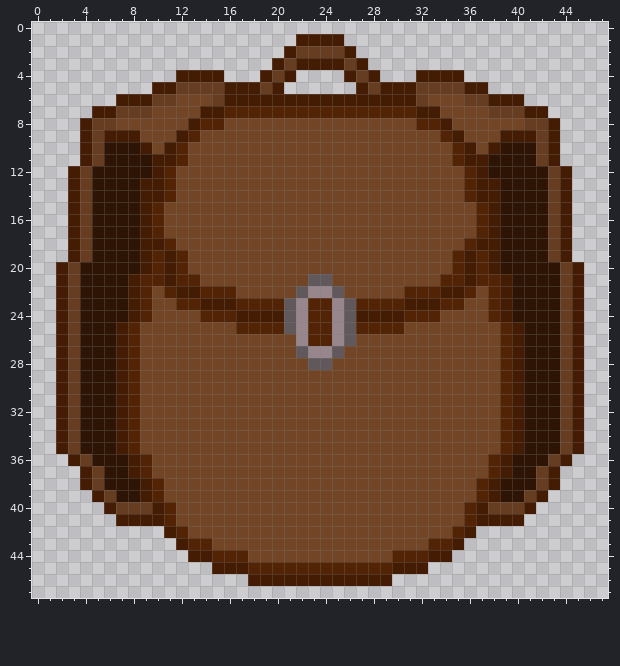
Pixel-art sprite, stored at Assets/Texturas/Interface/mochila (1).png. The first picture shows the starting point.
Rulers count pixels.
After the commit:
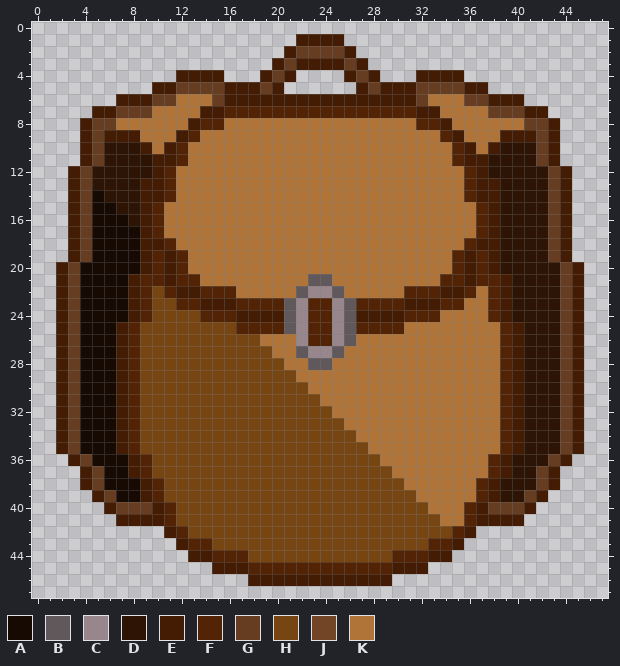
Palette (. is transparent): A #160a02  B #61585b  C #97868c  D #2d1404  E #441c03  F #522305  G #663d21  H #774512  J #724527  K #b07438
The edit:
file 48x48 -> 192x192 pixels (blocks of 1x1 -> 4x4; one block is one cell here)
@@ x 0..47 @@
  5 ..........EEGGGGEEEGE......EGEEEGGGGEE..........
- 6 .......EEEGGJJJGEEEEEEEEEEEEEEEEGJJJGGEEE.......
- 7 .....EEGGGJJJJEEFFFFFFFFFFFFFFFFEEJJJJGGGEE.....
- 8 ....EGGJJJJJJEFFJJJJJJJJJJJJJJJJFFEJJJJJJGGE....
- 9 ....EGEEEJJJEFJJJJJJJJJJJJJJJJJJJJFEJJJEEEGE....
-10 ....EGDDDEJEFJJJJJJJJJJJJJJJJJJJJJJFEJEDDDGE....
-11 ....EGDDDDEEFJJJJJJJJJJJJJJJJJJJJJJFEEDDDDGE....
-12 ...EGDDDDDEFJJJJJJJJJJJJJJJJJJJJJJJJFEDDDDDGE...
-13 ...EGDDDDEEFJJJJJJJJJJJJJJJJJJJJJJJJFEEDDDDGE...
-14 ...EGDDDDEEFJJJJJJJJJJJJJJJJJJJJJJJJFEEDDDDGE...
-15 ...EGDDDDEFJJJJJJJJJJJJJJJJJJJJJJJJJJFEDDDDGE...
-16 ...EGDDDDEFJJJJJJJJJJJJJJJJJJJJJJJJJJFEDDDDGE...
-17 ...EGDDDDEFJJJJJJJJJJJJJJJJJJJJJJJJJJFEDDDDGE...
-18 ...EGDDDDEEFJJJJJJJJJJJJJJJJJJJJJJJJFEEDDDDGE...
-19 ...EGDDDDEFEFJJJJJJJJJJJJJJJJJJJJJJFEFEDDDDGE...
-20 ..EGDDDDDEFEFJJJJJJJJJJJJJJJJJJJJJJFEFEDDDDDGE..
-21 ..EGDDDDEFFEFFJJJJJJJJJBBJJJJJJJJJFFEFFEDDDDGE..
-22 ..EGDDDDEFJFEEFFFJJJJJBCCBJJJJJFFFEEFJFEDDDDGE..
-23 ..EGDDDDEFJJFFEEEFFFFBCFFCBFFFFEEEFFJJFEDDDDGE..
-24 ..EGDDDDEFJJJJFFFEEEEBCFFCBEEEEFFFJJJJFEDDDDGE..
-25 ..EGDDDEFJJJJJJJJFFFFBCFFCBFFFFJJJJJJJJFEDDDGE..
-26 ..EGDDDEFJJJJJJJJJJJJJCFFCBJJJJJJJJJJJJFEDDDGE..
-27 ..EGDDDEFJJJJJJJJJJJJJBCCBJJJJJJJJJJJJJFEDDDGE..
-28 ..EGDDDEFJJJJJJJJJJJJJJBBJJJJJJJJJJJJJJFEDDDGE..
-29 ..EGDDDEFJJJJJJJJJJJJJJJJJJJJJJJJJJJJJJFEDDDGE..
-30 ..EGDDDEFJJJJJJJJJJJJJJJJJJJJJJJJJJJJJJFEDDDGE..
-31 ..EGDDDEFJJJJJJJJJJJJJJJJJJJJJJJJJJJJJJFEDDDGE..
-32 ..EGDDDEFJJJJJJJJJJJJJJJJJJJJJJJJJJJJJJFEDDDGE..
-33 ..EGDDDEFJJJJJJJJJJJJJJJJJJJJJJJJJJJJJJFEDDDGE..
-34 ..EGDDDEFJJJJJJJJJJJJJJJJJJJJJJJJJJJJJJFEDDDGE..
-35 ..EGDDDEFJJJJJJJJJJJJJJJJJJJJJJJJJJJJJJFEDDDGE..
-36 ...EGDDDEFJJJJJJJJJJJJJJJJJJJJJJJJJJJJFEDDDGE...
-37 ....EGDDEFJJJJJJJJJJJJJJJJJJJJJJJJJJJJFEDDGE....
-38 ....EGDDDEFJJJJJJJJJJJJJJJJJJJJJJJJJJFEDDDGE....
-39 .....EGDDEFJJJJJJJJJJJJJJJJJJJJJJJJJJFEDDGE.....
-40 ......EGGGEFJJJJJJJJJJJJJJJJJJJJJJJJFEGGGE......
-41 .......EEEEFJJJJJJJJJJJJJJJJJJJJJJJJFEEEE.......
-42 ...........EFJJJJJJJJJJJJJJJJJJJJJJFE...........
-43 ............EFFJJJJJJJJJJJJJJJJJJFFE............
-44 .............EEFFFJJJJJJJJJJJJFFFEE.............
+ 6 .......EEEGGKKKGEEEEEEEEEEEEEEEEGKKKGGEEE.......
+ 7 .....EEGGGKKKKEEFFFFFFFFFFFFFFFFEEKKKKGGGEE.....
+ 8 ....EGGKKKKKKEFFKKKKKKKKKKKKKKKKFFEKKKKKKGGE....
+ 9 ....EGEEEKKKEFKKKKKKKKKKKKKKKKKKKKFEKKKEEEGE....
+10 ....EGDDDEKEFKKKKKKKKKKKKKKKKKKKKKKFEKEDDDGE....
+11 ....EGDDDDEEFKKKKKKKKKKKKKKKKKKKKKKFEEDDDDGE....
+12 ...EGDDDDDEFKKKKKKKKKKKKKKKKKKKKKKKKFEDDDDDGE...
+13 ...EGDDDDEEFKKKKKKKKKKKKKKKKKKKKKKKKFEEDDDDGE...
+14 ...EGADDDEEFKKKKKKKKKKKKKKKKKKKKKKKKFEEDDDDGE...
+15 ...EGAADDEFKKKKKKKKKKKKKKKKKKKKKKKKKKFEDDDDGE...
+16 ...EGAAADEFKKKKKKKKKKKKKKKKKKKKKKKKKKFEDDDDGE...
+17 ...EGAAAAEFKKKKKKKKKKKKKKKKKKKKKKKKKKFEDDDDGE...
+18 ...EGAAAAEEFKKKKKKKKKKKKKKKKKKKKKKKKFEEDDDDGE...
+19 ...EGAAAAEFEFKKKKKKKKKKKKKKKKKKKKKKFEFEDDDDGE...
+20 ..EGAAAAAEFEFKKKKKKKKKKKKKKKKKKKKKKFEFEDDDDDGE..
+21 ..EGAAAAEFFEFFKKKKKKKKKBBKKKKKKKKKFFEFFEDDDDGE..
+22 ..EGAAAAEFHFEEFFFKKKKKBCCBKKKKKFFFEEFKFEDDDDGE..
+23 ..EGAAAAEFHHFFEEEFFFFBCFFCBFFFFEEEFFKKFEDDDDGE..
+24 ..EGAAAAEFHHHHFFFEEEEBCFFCBEEEEFFFKKKKFEDDDDGE..
+25 ..EGAAAEFHHHHHHHHFFFFBCFFCBFFFFKKKKKKKKFEDDDGE..
+26 ..EGAAAEFHHHHHHHHHHKKKCFFCBKKKKKKKKKKKKFEDDDGE..
+27 ..EGAAAEFHHHHHHHHHHHKKBCCBKKKKKKKKKKKKKFEDDDGE..
+28 ..EGAAAEFHHHHHHHHHHHHKKBBKKKKKKKKKKKKKKFEDDDGE..
+29 ..EGAAAEFHHHHHHHHHHHHHKKKKKKKKKKKKKKKKKFEDDDGE..
+30 ..EGAAAEFHHHHHHHHHHHHHHKKKKKKKKKKKKKKKKFEDDDGE..
+31 ..EGAAAEFHHHHHHHHHHHHHHHKKKKKKKKKKKKKKKFEDDDGE..
+32 ..EGAAAEFHHHHHHHHHHHHHHHHKKKKKKKKKKKKKKFEDDDGE..
+33 ..EGAAAEFHHHHHHHHHHHHHHHHHKKKKKKKKKKKKKFEDDDGE..
+34 ..EGAAAEFHHHHHHHHHHHHHHHHHHKKKKKKKKKKKKFEDDDGE..
+35 ..EGAAAEFHHHHHHHHHHHHHHHHHHHKKKKKKKKKKKFEDDDGE..
+36 ...EGAAAEFHHHHHHHHHHHHHHHHHHHKKKKKKKKKFEDDDGE...
+37 ....EGAAEFHHHHHHHHHHHHHHHHHHHHKKKKKKKKFEDDGE....
+38 ....EGAAAEFHHHHHHHHHHHHHHHHHHHHKKKKKKFEDDDGE....
+39 .....EGAAEFHHHHHHHHHHHHHHHHHHHHHKKKKKFEDDGE.....
+40 ......EGGGEFHHHHHHHHHHHHHHHHHHHHHKKKFEGGGE......
+41 .......EEEEFHHHHHHHHHHHHHHHHHHHHHHKKFEEEE.......
+42 ...........EFHHHHHHHHHHHHHHHHHHHHHHFE...........
+43 ............EFFHHHHHHHHHHHHHHHHHHFFE............
+44 .............EEFFFHHHHHHHHHHHHFFFEE.............
 45 ...............EEEFFFFFFFFFFFFEEE...............
